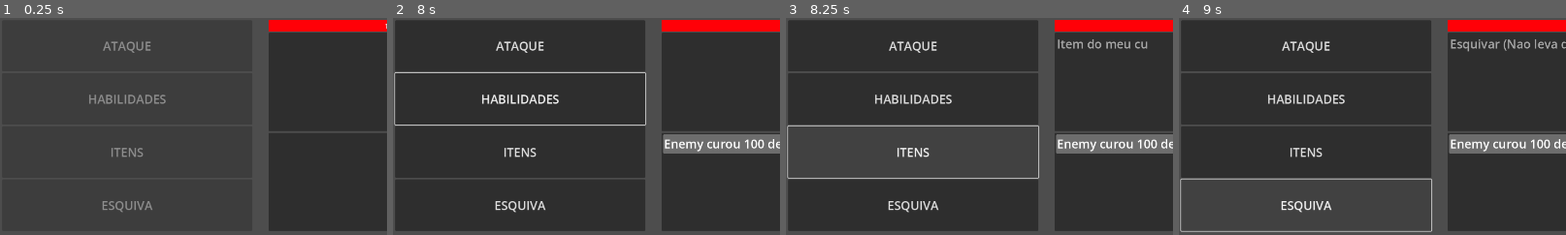
Above: before the commit, frames 1-4 (left to right).
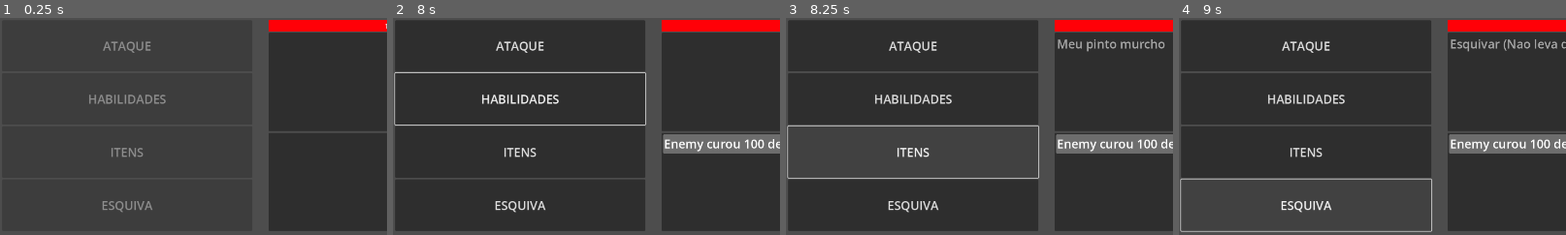
Above: after the commit, the same moments.

Repository: victor-inacio/Prototype-Macro-02
Game: Godot game, scene res://UI.tscn
Two runs of this game, one before a commit and one after it. Both use one fixed random seed, a clock stepped at 60 frames per second and the inputs below.
Inputs (mouse positions are % of the whole screen's width and height, from its top left):
- Up to frame 1 (0.25 s): no input
- Up to frame 2 (8 s): tap Enter at 0.5, 3.5, 5 s; move the mouse to (72, 45) at 0.52 s; click "ATAQUE" at 1.25 s; click "HABILIDADES" at 2 s; tap Space at 2.75, 4.25, 5.75 s; move the mouse to (30, 55) at 2.77 s; move the mouse to (60, 28) at 3.52 s; move the mouse to (45, 70) at 4.27 s; move the mouse to (80, 65) at 5.02 s; move the mouse to (20, 35) at 5.77 s; move the mouse to (55, 50) at 6.52 s; move the mouse to (35, 25) at 7.27 s
- Up to frame 3 (8.25 s): click "ITENS" at 8 s
- Up to frame 4 (9 s): click "ESQUIVA" at 8.75 s
The pictures show only the part of the screen within x 0-50%, y 50-100%; the shares and areas given below are measured in that part.

Frames 1-2 are identical in both runs. In frame 3, 0.6% of the frame differs, in the area x 70-98%, y 9-16%; in frame 4, nothing differs.

Commit message:
All actions has scheduled time

Diff:
--- a/Action.gd
+++ b/Action.gd
@@ -3,8 +3,21 @@
 @export
 var name: String = "Item Name"
 
+@export_range(0, 100)
+var execution_time: int = 0
+
 func get_result(user: Character, target: Character) -> ActionResult:
+
 	return ActionResult.new()
+
+func _setup_result(result: ActionResult):
+	var isEnqueued: bool = execution_time != 0
+	var roundsToWait: int = execution_time
+	var already_waited = false
+
+	result.isEnqueued = isEnqueued
+	result.roundsToWait = roundsToWait
+	result.already_waited = false
 
 func equals(action: Action) -> bool:
 	return false
--- a/Attack.gd
+++ b/Attack.gd
@@ -7,22 +7,16 @@
 @export_range(0, 100)
 var chance_of_damage: int = 100
 
-@export_range(0, 100)
-var execution_time: int = 0
-
-
-
 func get_result(user: Character, target: Character) -> AttackResult:
 	var result = AttackResult.new()
 	var random = randi_range(0, 100)
+	_setup_result(result)
+	var failedToHit = chance_of_damage < random
 
-	var failedToHit = chance_of_damage < random
-	var isEnqueued = execution_time > 0
 
 	result.failedToHit = failedToHit
 	result.damageGiven = 0 if failedToHit else damage
-	result.isEnqueued = isEnqueued
-	result.roundsToWait = 0 if not isEnqueued else execution_time
+
 
 	return result
 
--- a/AttackResult.gd
+++ b/AttackResult.gd
@@ -2,7 +2,4 @@
 
 
 var damageGiven: int = 0
-var isEnqueued: bool = false
-var roundsToWait: int = 0
 var failedToHit = false
-var already_waited = false
--- a/FightManager.gd
+++ b/FightManager.gd
@@ -53,13 +53,15 @@
 
 
 func process_action(action: ActionResult, fighter: Character, target: Character):
+	if (action.isEnqueued && !action.already_waited):
+		var time = action.roundsToWait
+		fighter.schedule_action(action, time)
+
+		_toggle_turn()
+		return
+
 	if (action is AttackResult):
-			if (action.isEnqueued && !action.already_waited):
-				var time = action.roundsToWait
-				fighter.schedule_action(action, time)
 
-				_toggle_turn()
-				return
 
 			var damage = action.damageGiven
 
--- a/Item.gd
+++ b/Item.gd
@@ -29,7 +29,7 @@
 	result.damage_increase = damage_increase if damage_increase_type == Type.NUMBER else (float)(damage_increase) / 100 * user.damage
 	result.stamina_increase = stamina_increase if stamina_increase_type == Type.NUMBER else (float)(stamina_increase) / 100 * user.max_stamina
 	result.life_increase = life_increase if life_increase_type == Type.NUMBER else (float)(life_increase) / 100 * user.max_life
-
+	_setup_result(result)
 	print((float)(life_increase) / 100)
 
 	return result
--- a/Result.gd
+++ b/Result.gd
@@ -1 +1,5 @@
 class_name ActionResult
+
+var isEnqueued: bool = false
+var roundsToWait: int = 0
+var already_waited = false
--- a/UI.tscn
+++ b/UI.tscn
@@ -24,20 +24,21 @@
 
 [sub_resource type="Resource" id="Resource_qbcu6"]
 script = ExtResource("3_t81qx")
-damage = 10
-chance_of_damage = 100
-execution_time = 0
-name = "Item Name"
+damage = null
+chance_of_damage = null
+name = null
+execution_time = null
 
 [sub_resource type="Resource" id="Resource_cqlrc"]
 script = ExtResource("3_8ap2d")
 life_increase_type = 1
 life_increase = 100
-stamina_increase_type = 0
-stamina_increase = 0
-damage_increase_type = 0
-damage_increase = 0
-name = "Item Name"
+stamina_increase_type = null
+stamina_increase = null
+damage_increase_type = null
+damage_increase = null
+name = null
+execution_time = null
 
 [sub_resource type="Theme" id="Theme_2kcyw"]
 
@@ -46,20 +47,21 @@
 
 [sub_resource type="Resource" id="Resource_dho0o"]
 script = ExtResource("3_t81qx")
-damage = 10
-chance_of_damage = 100
+damage = null
+chance_of_damage = null
+name = "Meu pau"
 execution_time = 3
-name = "Meu pau"
-
-[sub_resource type="Resource" id="Resource_u6535"]
+
+[sub_resource type="Resource" id="Resource_bbsgp"]
 script = ExtResource("3_8ap2d")
-life_increase_type = 0
-life_increase = 10
-stamina_increase_type = 0
-stamina_increase = 0
-damage_increase_type = 0
-damage_increase = 0
-name = "Item do meu cu"
+life_increase_type = 1
+life_increase = 100
+stamina_increase_type = null
+stamina_increase = null
+damage_increase_type = null
+damage_increase = null
+name = "Meu pinto murcho"
+execution_time = 3
 
 [node name="Control" type="Control" node_paths=PackedStringArray("fight_manager")]
 layout_mode = 3
@@ -266,7 +268,7 @@
 max_life = 100
 life = 100
 attacks = Array[ExtResource("3_t81qx")]([SubResource("Resource_dho0o")])
-items = Array[ExtResource("3_8ap2d")]([SubResource("Resource_u6535")])
+items = Array[ExtResource("3_8ap2d")]([SubResource("Resource_bbsgp")])
 
 [connection signal="pressed" from="MarginContainer/VBoxContainer/HBoxContainer2/HBoxContainer/VBoxContainer/AttackButton" to="." method="_on_attack_button_pressed"]
 [connection signal="pressed" from="MarginContainer/VBoxContainer/HBoxContainer2/HBoxContainer/VBoxContainer/SkillButton" to="." method="_on_skill_button_pressed"]
